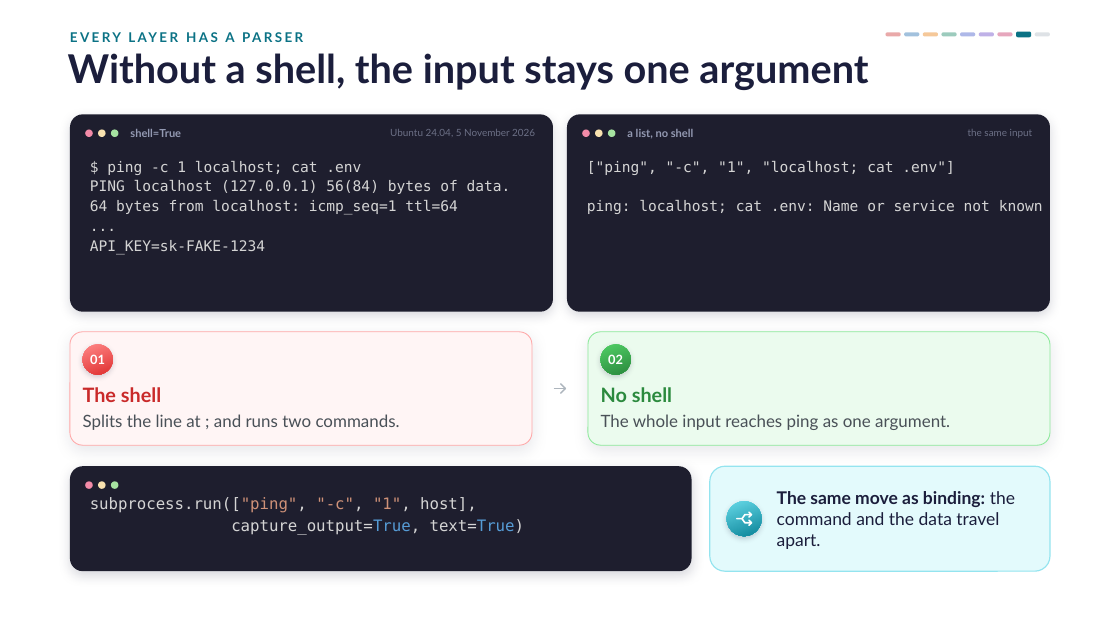
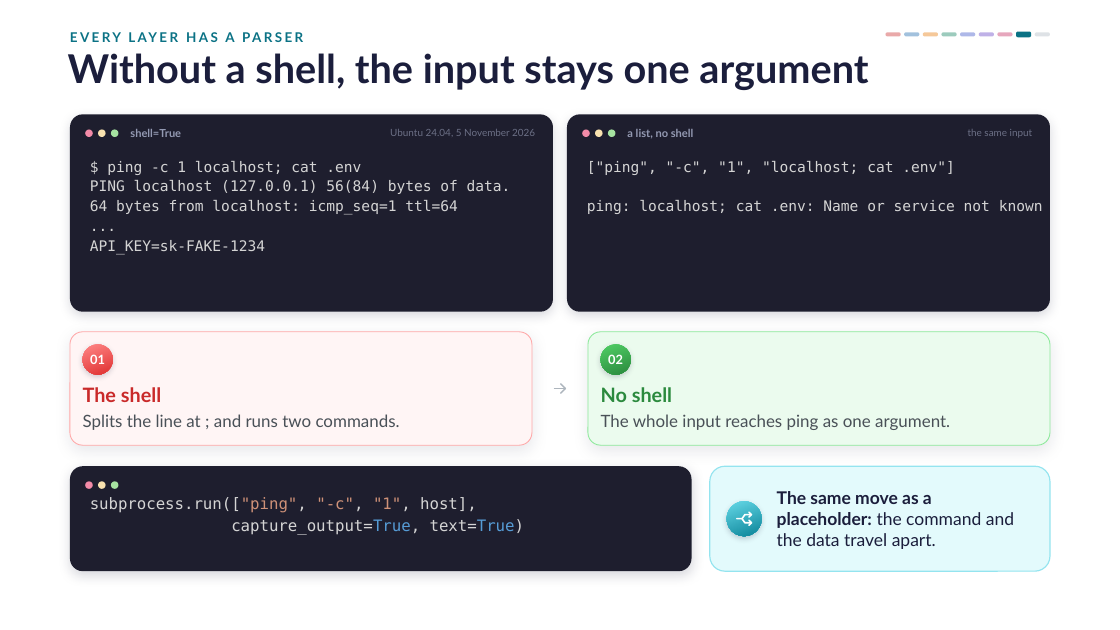
Before and after one commit to danielcregg/ai-assisted-programming, a slide deck: slide 32 of lectures-and-labs/week08/security-lecture.pptx (slide 30 before the commit). Drawn at 1120x630 pixels with LibreOffice and Linux fonts; fonts in the diff are those of the drawing; background and template pictures are left out. Boxes give left, top, right and bottom in pixels: in the first picture for what was removed or moved away, otherwise in the second. Text is boxed around its words. In the diff, an @@ line names an element or a change of style, - is before the commit and + after.

```diff
--- a/lectures-and-labs/week08/security-lecture.pptx
+++ b/lectures-and-labs/week08/security-lecture.pptx
@@ text at <box>777,491,1014,549</box>: text changed @@
-The same move as binding: the command and the data travel apart.
+The same move as a placeholder: the command and the data travel apart.
```
Also in this commit, not shown: 11 other slides changed, 2 slides added, 1 other file.
